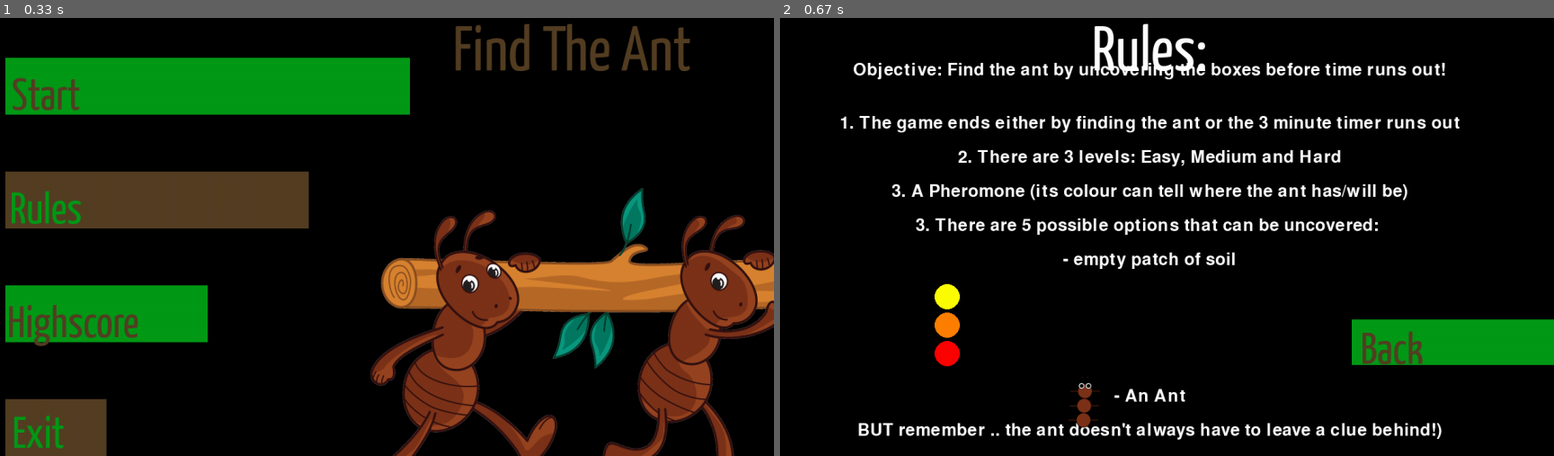
Above: before the commit, frames 1-2 (left to right).
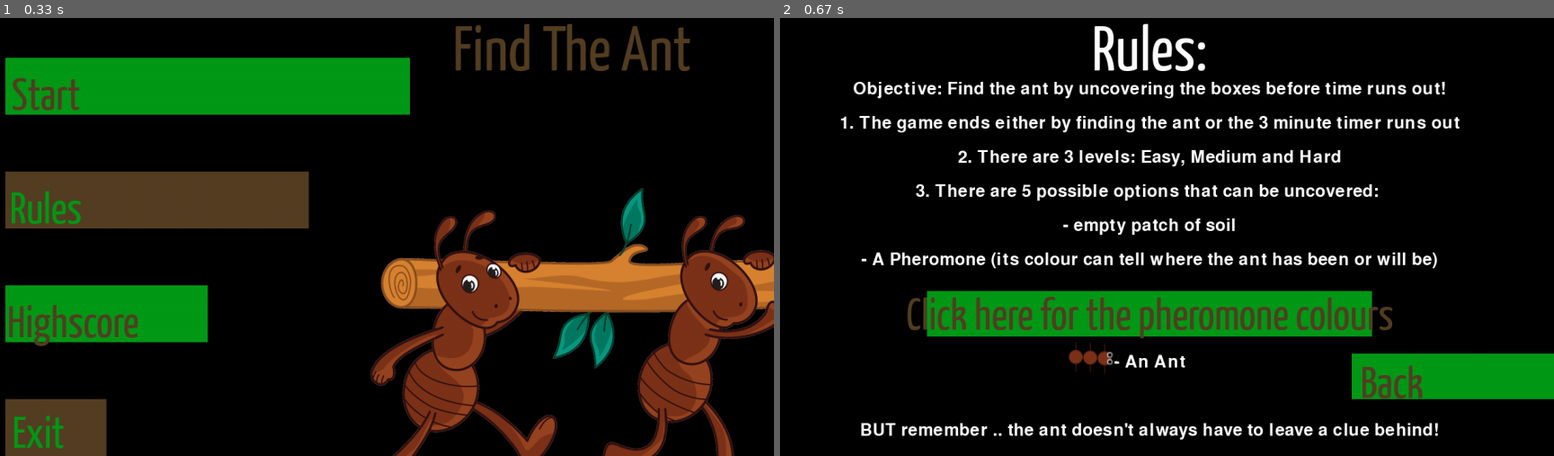
Above: after the commit, the same moments.

Repository: hs18582/Find-The-Ant
Game: pygame game, started from Game/FindTheAnt.py
Two runs of this game, one before a commit and one after it. Both use one fixed random seed, a clock stepped at 60 frames per second and the inputs below.
Inputs:
- Up to frame 1 (0.33 s): no input
- Up to frame 2 (0.67 s): click "Rules" at 0.38 s

Frame 1 is identical in both runs. In frame 2, 18% of the frame differs, in the area x 9-100%, y 10-97%.

Commit message:
Refactoring Rules, to include pheromone colours in a different page

Diff:
--- a/Game/FindTheAnt.py
+++ b/Game/FindTheAnt.py
@@ -251,7 +251,6 @@
 
 
 ########################################################################################################################
-
 def Winner():
     pygame.init()
     mainClock = pygame.time.Clock()
@@ -346,37 +345,33 @@
 def Rules():
     pygame.init()
 
+    ant = pygame.image.load('Images/antRules.png')
     mainClock = pygame.time.Clock()
     screen = pygame.display.set_mode((0, 0), pygame.FULLSCREEN)
     RuleRunning = True
 
     while RuleRunning:
         screen.fill(black)
-        fontRules = pygame.font.SysFont(None, 40)
+        mx, my = pygame.mouse.get_pos()
 
         writeText("Rules:", fontTitle, (255, 255, 255), screen, screen.get_width() / 2, screen.get_height() / 20)
-        writeText("Objective: Find the ant by uncovering the boxes before time runs out!", fontRules, (255, 255, 255),
-                  screen, screen.get_width() / 2, screen.get_height() / 7.5)
-        writeText("1. The game ends either by finding the ant or the 3 minute timer runs out", fontRules,
+        writeText("Objective: Find the ant by uncovering the boxes before time runs out!", fonttiny, (255, 255, 255),
+                  screen, screen.get_width() / 2, 3.5* screen.get_height() / 20)
+        writeText("1. The game ends either by finding the ant or the 3 minute timer runs out", fonttiny,
                   (255, 255, 255), screen, screen.get_width() / 2, 5 * screen.get_height() / 20)
-        writeText("2. There are 3 levels: Easy, Medium and Hard", fontRules, (255, 255, 255), screen,
+        writeText("2. There are 3 levels: Easy, Medium and Hard", fonttiny, (255, 255, 255), screen,
                   screen.get_width() / 2, 6.5 * screen.get_height() / 20)
-
-        writeText("3. There are 5 possible options that can be uncovered: ", fontRules, (255, 255, 255), screen,
-                  screen.get_width() / 2, 9.5 * screen.get_height() / 20)
-        writeText("- empty patch of soil", fontRules, (255, 255, 255), screen, screen.get_width() / 2,
-                  11 * screen.get_height() / 20)
-        writeText("3. A Pheromone (its colour can tell where the ant has/will be)", fontRules, (255, 255, 255),
-                  screen, screen.get_width() / 2, 8 * screen.get_height() / 20)
-        writeText("- An Ant", fontRules, (255, 255, 255), screen, screen.get_width() / 2, 17 * screen.get_height() / 20)
-        writeText("BUT remember .. the ant doesn't always have to leave a clue behind!)", fontRules, (255, 255, 255),
+        writeText("3. There are 5 possible options that can be uncovered: ", fonttiny, (255, 255, 255), screen,
+                  screen.get_width() / 2, 8 * screen.get_height() / 20)
+        writeText("- empty patch of soil", fonttiny, (255, 255, 255), screen, screen.get_width() / 2,
+                  9.5 * screen.get_height() / 20)
+        writeText("- A Pheromone (its colour can tell where the ant has been or will be)", fonttiny, (255, 255, 255),
+                  screen, screen.get_width() / 2, 11 * screen.get_height() / 20)
+        writeText("- An Ant", fonttiny, (255, 255, 255), screen, screen.get_width() / 2, 15.5 * screen.get_height() / 20)
+        writeText("BUT remember .. the ant doesn't always have to leave a clue behind!", fonttiny, (255, 255, 255),
                   screen, screen.get_width() / 2, 18.5 * screen.get_height() / 20)
 
-        Init.screen.blit(Init.ant, (8 * screen.get_width() / 20, 16.5 * screen.get_height() / 20))
-        pygame.draw.circle(Init.screen, yellow, (5 * screen.get_width() / 20, 13 * screen.get_height() / 20), 20)
-        pygame.draw.circle(Init.screen, orange, (5 * screen.get_width() / 20, 14.25 * screen.get_height() / 20), 20)
-        pygame.draw.circle(Init.screen, red, (5 * screen.get_width() / 20, 15.5 * screen.get_height() / 20), 20)
-
+        Init.screen.blit(ant, (8 * screen.get_width() / 20, 15 * screen.get_height() / 20))
 
         click = False
         for event in pygame.event.get():
@@ -385,25 +380,21 @@
                     click = True
 
         # Creating and Drawing back button
-        mx, my = pygame.mouse.get_pos()
-        Back = pygame.Rect(3 * screen.get_width() / 4, 7 * screen.get_height() / 10, screen.get_width() / 4,screen.get_height() / 10)
+        colour = pygame.Rect(4.5*screen.get_width()/ 20, 12.75 * screen.get_height() / 20, 11 * screen.get_width() / 20, 2 * screen.get_height() / 20)
+        if colour.collidepoint((mx, my)):
+            if click:
+                Colours()
+        pygame.draw.rect(screen, green, colour)
+        writeText("Click here for the pheromone colours", fontSmall, brown, screen, 10*screen.get_width()/ 20, 13 * screen.get_height() / 20)
+
+        # Creating and Drawing back button
+        Back = pygame.Rect(15 * screen.get_width() / 20, 15.5 * screen.get_height() / 20, 5* screen.get_width() / 20, 2 * screen.get_height() / 20)
         if Back.collidepoint((mx, my)):
             if click:
                 pygame.time.delay(500)
                 main_menu()
         pygame.draw.rect(screen, green, Back)
-        writeText("Back", fontSmall, brown, screen, 4 * screen.get_width() / 5, 14.5 * screen.get_height() / 20)
-
-        # Creating and Drawing back button
-        mx, my = pygame.mouse.get_pos()
-        Back = pygame.Rect(3 * screen.get_width() / 4, 7 * screen.get_height() / 10, screen.get_width() / 4,
-                           screen.get_height() / 10)
-        if Back.collidepoint((mx, my)):
-            if click:
-                pygame.time.delay(500)
-                main_menu()
-        pygame.draw.rect(screen, green, Back)
-        writeText("Back", fontSmall, brown, screen, 4 * screen.get_width() / 5, 14.5 * screen.get_height() / 20)
+        writeText("Back", fontSmall, brown, screen, 4 * screen.get_width() / 5, 16 * screen.get_height() / 20)
 
         pygame.display.update()
         mainClock.tick(60)
